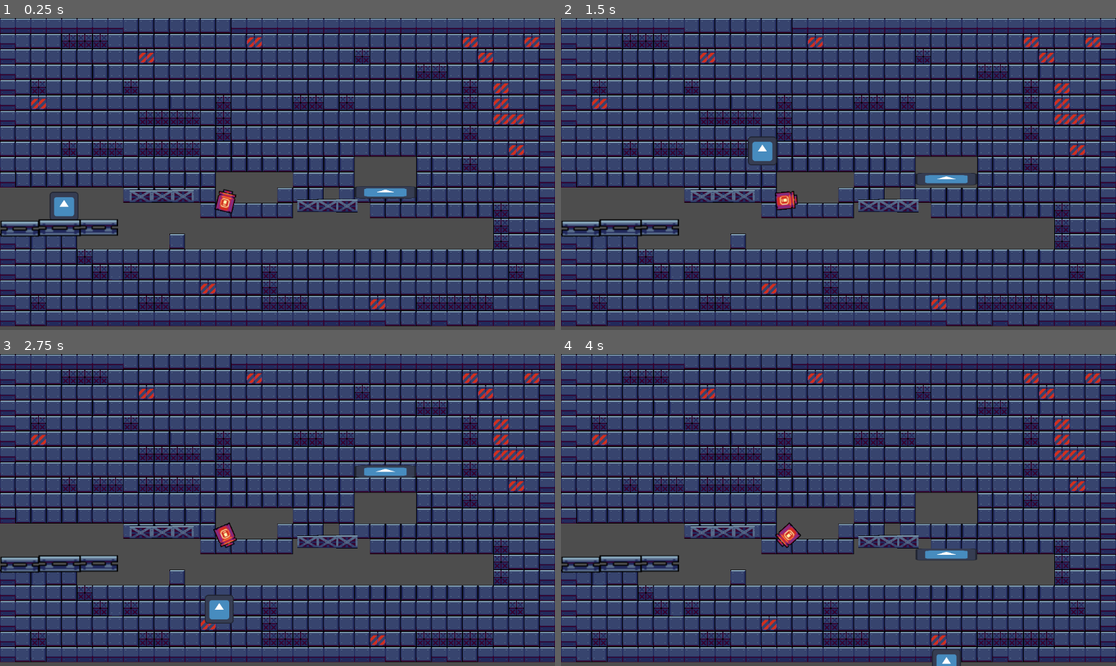
Above: before the commit, frames 1-4 (two rows, left to right).
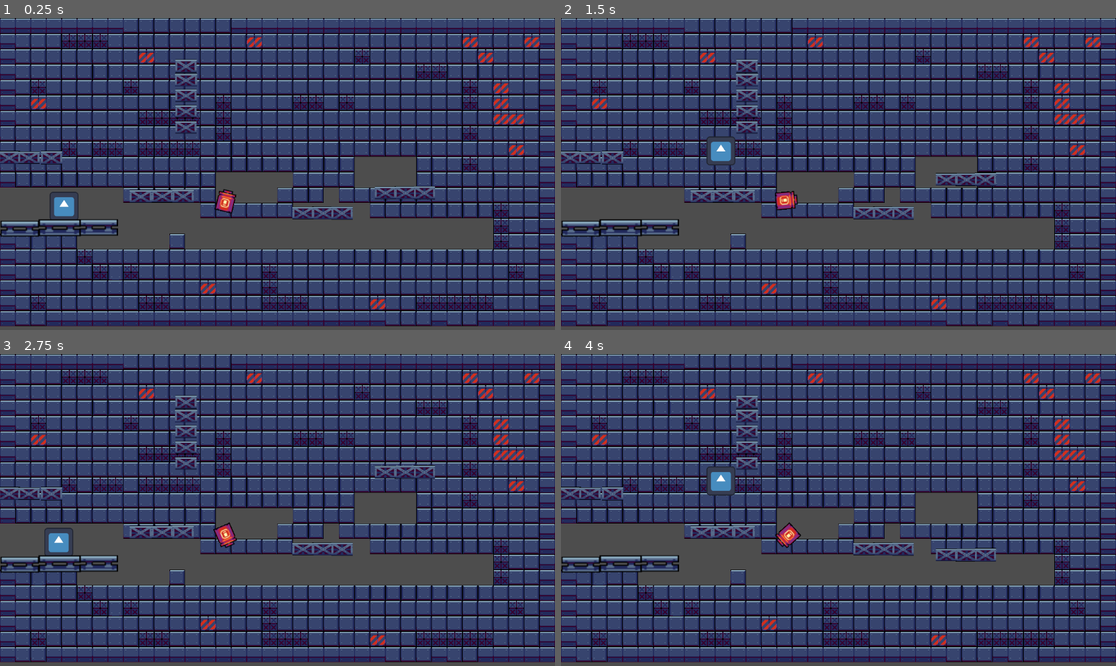
Above: after the commit, the same moments.

Repository: DecianDev365/Little-Locksmith-Game
Game: Godot game, scene res://main.tscn
Same seed, same stepped clock (60 frames per second), same inputs: the game is played once before the commit and once after it. The engine's default icon, where the game draws it, is replaced by a stand-in: a white triangle on a blue panel in a dark square.
Inputs:
- Up to frame 1 (0.25 s): no input
- Up to frame 2 (1.5 s): tap Enter (ui_accept) at 0.5, 0.77 s; hold Right (ui_right) from 0.53 s (still down)
- Up to frame 3 (2.75 s): tap Enter (ui_accept) at 1.52 s; release Right (ui_right) at 2.03 s; hold Left (ui_left) from 2.03 s (still down)
- Up to frame 4 (4 s): release Left (ui_left) at 2.78 s; hold Right (ui_right) from 2.78 s (still down); tap Enter (ui_accept) at 3.02, 3.77 s

The runs differ from the first frame. In frame 1, 2.2% of the frame differs, in the area x 0-79%, y 13-65%; in frame 2, 3.0%; in frame 3, 2.9%; in frame 4, 2.9%.

Commit message:
Partial wall added

Diff:
--- a/a-lock's-little-locksmith/main.tscn
+++ b/a-lock's-little-locksmith/main.tscn
@@ -96,6 +96,9 @@
 [sub_resource type="RectangleShape2D" id="RectangleShape2D_0xm2m"]
 size = Vector2(135, 26)
 
+[sub_resource type="RectangleShape2D" id="RectangleShape2D_5yh34"]
+size = Vector2(47, 554)
+
 [sub_resource type="RectangleShape2D" id="RectangleShape2D_7mycd"]
 size = Vector2(118.5, 23)
 
@@ -887,8 +890,71 @@
 position = Vector2(335, 370)
 shape = SubResource("RectangleShape2D_0xm2m")
 
+[node name="platforms4" type="StaticBody2D" parent="." unique_id=1252949617]
+position = Vector2(193, 50)
+
+[node name="Sprite2D" type="Sprite2D" parent="platforms4" unique_id=189874337]
+z_index = 2
+position = Vector2(192.99998, 78.99999)
+scale = Vector2(1.4375004, 0.8437501)
+texture = ExtResource("34_smeu8")
+
+[node name="Sprite2D2" type="Sprite2D" parent="platforms4" unique_id=1107400536]
+z_index = 2
+position = Vector2(193, 111)
+scale = Vector2(1.3750001, 0.81250006)
+texture = ExtResource("34_smeu8")
+
+[node name="Sprite2D4" type="Sprite2D" parent="platforms4" unique_id=122980209]
+z_index = 2
+position = Vector2(193, 144)
+scale = Vector2(1.3750001, 0.81250006)
+texture = ExtResource("34_smeu8")
+
+[node name="Sprite2D5" type="Sprite2D" parent="platforms4" unique_id=901817264]
+z_index = 2
+position = Vector2(193, 177)
+scale = Vector2(1.3750001, 0.81250006)
+texture = ExtResource("34_smeu8")
+
+[node name="Sprite2D3" type="Sprite2D" parent="platforms4" unique_id=483462104]
+z_index = 2
+position = Vector2(193, 50)
+scale = Vector2(1.3750001, 0.87500066)
+texture = ExtResource("34_smeu8")
+
+[node name="CollisionShape2D" type="CollisionShape2D" parent="platforms4" unique_id=889952418]
+position = Vector2(192.5, 310)
+shape = SubResource("RectangleShape2D_5yh34")
+
+[node name="platforms3" type="StaticBody2D" parent="." unique_id=1748808049]
+position = Vector2(30, 145)
+
+[node name="Sprite2D" type="Sprite2D" parent="platforms3" unique_id=302188562]
+z_index = 2
+position = Vector2(-11, 144.99998)
+scale = Vector2(1.4375004, 0.8437501)
+texture = ExtResource("34_smeu8")
+
+[node name="Sprite2D2" type="Sprite2D" parent="platforms3" unique_id=318852116]
+z_index = 2
+position = Vector2(30, 145)
+scale = Vector2(1.3750001, 0.81250006)
+texture = ExtResource("34_smeu8")
+
+[node name="Sprite2D3" type="Sprite2D" parent="platforms3" unique_id=269766007]
+z_index = 2
+position = Vector2(77, 145)
+scale = Vector2(1.3750001, 0.87500066)
+texture = ExtResource("34_smeu8")
+
+[node name="CollisionShape2D" type="CollisionShape2D" parent="platforms3" unique_id=1810646582]
+z_index = 2
+position = Vector2(30, 145)
+shape = SubResource("RectangleShape2D_0xm2m")
+
 [node name="platforms2" type="StaticBody2D" parent="." unique_id=613336431]
-position = Vector2(1, 0)
+position = Vector2(-9, 15)
 
 [node name="Sprite2D" type="Sprite2D" parent="platforms2" unique_id=276482690]
 z_index = 2
@@ -914,14 +980,30 @@
 shape = SubResource("RectangleShape2D_0xm2m")
 
 [node name="moving_platform" type="AnimatableBody2D" parent="." unique_id=394260381]
+z_index = 3
+position = Vector2(39, 0)
 script = ExtResource("3_h2yge")
 
-[node name="Sprite2D" type="Sprite2D" parent="moving_platform" unique_id=866201926]
-position = Vector2(800, 317)
-scale = Vector2(1, 0.19921845)
-texture = ExtResource("2_h2yge")
+[node name="Sprite2D4" type="Sprite2D" parent="moving_platform" unique_id=1002121106]
+z_index = 2
+position = Vector2(803, 317.99997)
+scale = Vector2(1.4375004, 0.8437501)
+texture = ExtResource("34_smeu8")
+
+[node name="Sprite2D5" type="Sprite2D" parent="moving_platform" unique_id=1114207019]
+z_index = 2
+position = Vector2(761, 317.99997)
+scale = Vector2(1.3750001, 0.81250006)
+texture = ExtResource("34_smeu8")
+
+[node name="Sprite2D6" type="Sprite2D" parent="moving_platform" unique_id=1261357288]
+z_index = 2
+position = Vector2(841.99994, 318.00003)
+scale = Vector2(1.3750001, 0.87500066)
+texture = ExtResource("34_smeu8")
 
 [node name="CollisionShape2D" type="CollisionShape2D" parent="moving_platform" unique_id=664797217]
+z_index = 2
 position = Vector2(797, 316.5)
 shape = SubResource("RectangleShape2D_7mycd")
 
